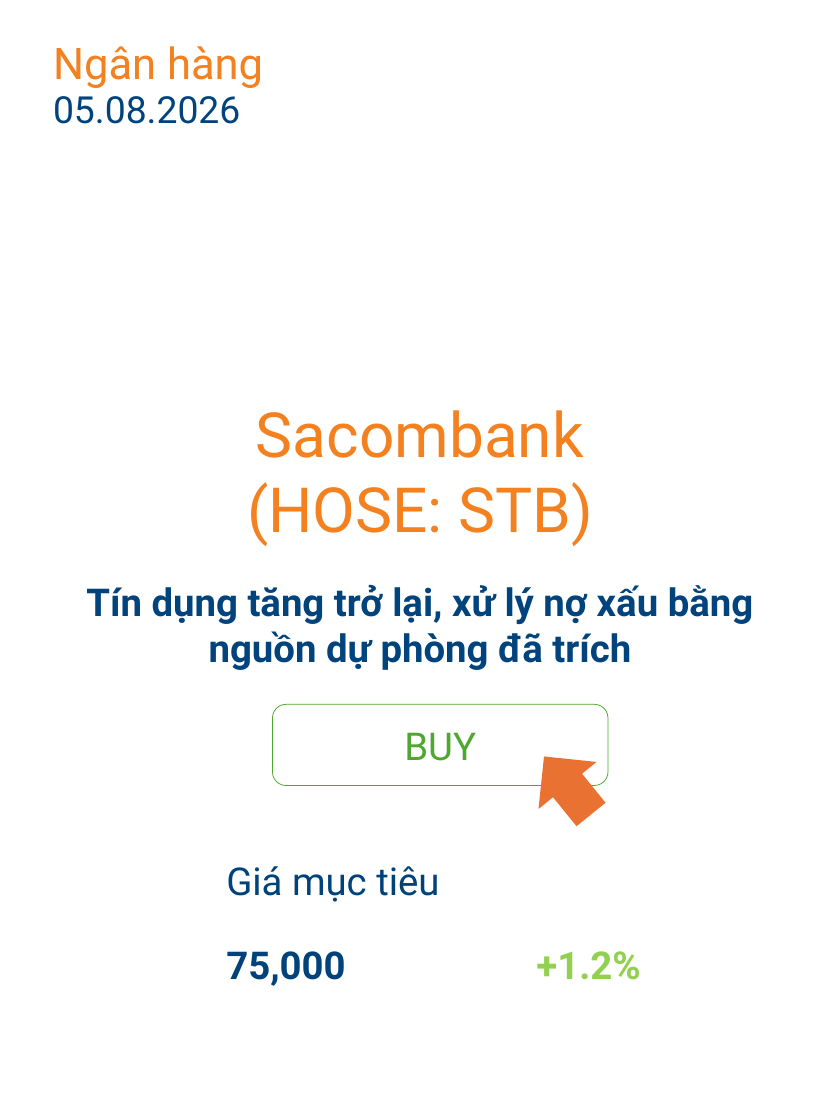
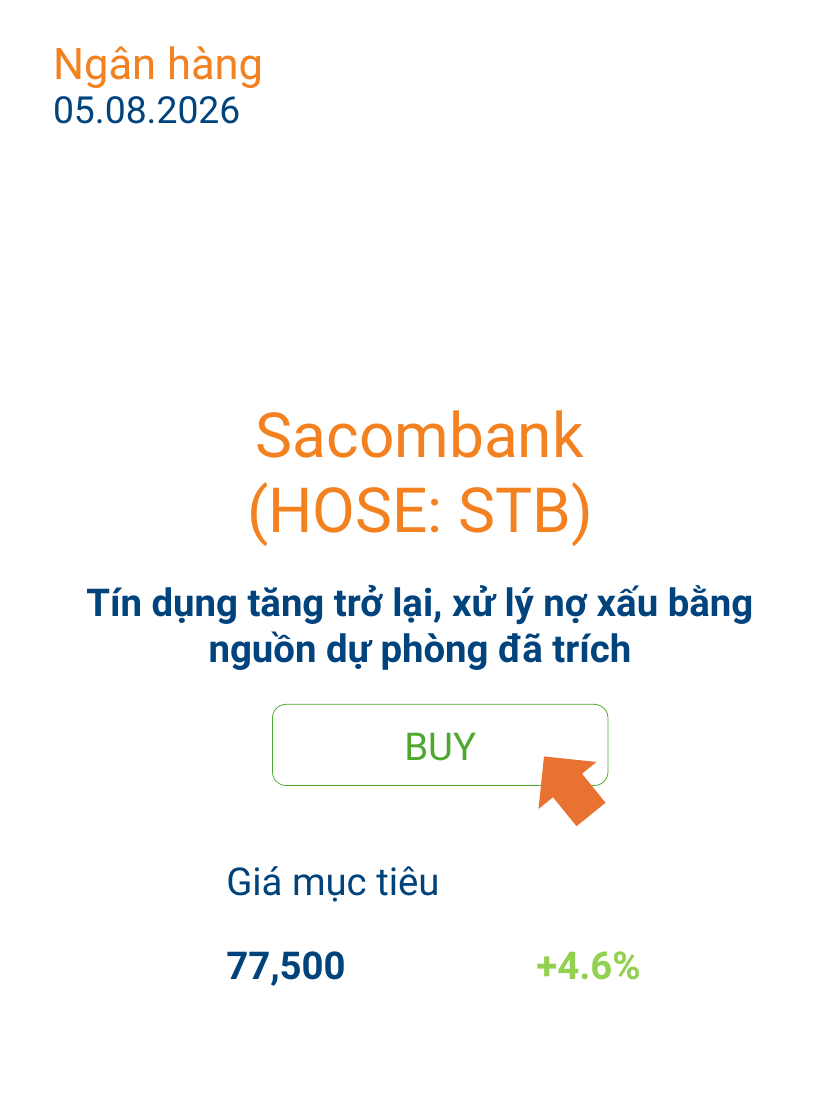
Before and after one commit to datquanton/verbose-guide, a slide deck: slide 6 of MASVN_Mobile_Report_STB_FPT_2Q26_EN_VN.pptx. Drawn at 840x1120 pixels with LibreOffice and Linux fonts; fonts in the diff are those of the drawing; background and template pictures are left out. Boxes give left, top, right and bottom in pixels: in the first picture for what was removed or moved away, otherwise in the second. Text is boxed around its words. In the diff, an @@ line names an element or a change of style, - is before the commit and + after.

```diff
--- a/MASVN_Mobile_Report_STB_FPT_2Q26_EN_VN.pptx
+++ b/MASVN_Mobile_Report_STB_FPT_2Q26_EN_VN.pptx
@@ table at (219,830,663,990) @@
-row 2, column 1: 75,000
+row 2, column 1: 77,500
-row 2, column 2: +1.2%
+row 2, column 2: +4.6%
```
Also in this commit, not shown: 9 other slides changed, 14 other files.
